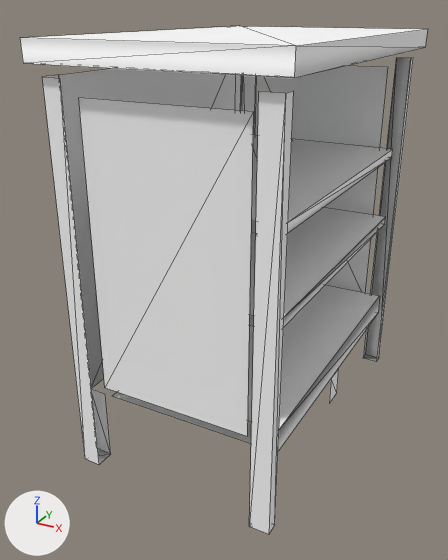
The COLLADA model cob_gazebo_objects/Media/models/white_shelf_boundings.dae as it was, and as the next commit left it.
Rendered twice from a 50 mm camera at (0.0149, -0.0306, 0.0232) aimed at (-0.0008, -0.002, 0.009). The axes (+X, +Y, +Z) are drawn at lower left. The lights are the same throughout. Mesh edges are drawn as thin lines.

Objects in the first picture: 'SketchUp'.
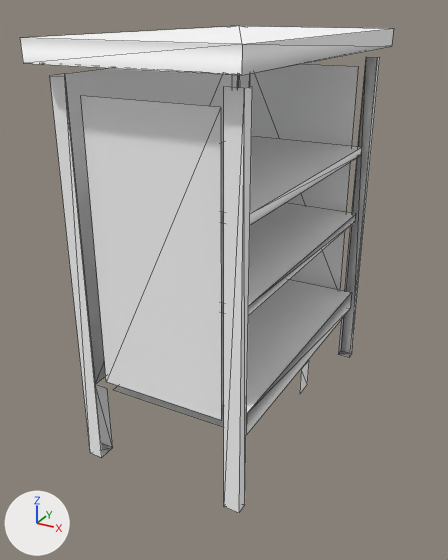
Commit message: model modified: white_shelf now reduced depth

Boxes (x1, y1, x2, y2) around the edits, measured in the pictures (448 x 560 px; the box of a moved part takes in the faces that stretch with it):
'SketchUp', reshaped (8% narrower)
    before: (20, 26, 428, 534)
    after: (20, 26, 394, 513)
part 1 of me_sketchup, moved or reshaped
    before: (42, 68, 255, 464)
    after: (50, 68, 250, 457)
part 2 of me_sketchup, moved or reshaped
    before: (20, 26, 428, 78)
    after: (20, 26, 394, 75)
part 3 of me_sketchup, moved or reshaped
    before: (251, 135, 393, 234)
    after: (221, 136, 362, 225)
part 4 of me_sketchup, moved or reshaped
    before: (249, 207, 385, 327)
    after: (221, 203, 356, 316)
part 5 of me_sketchup, moved or reshaped
    before: (113, 285, 380, 451)
    after: (114, 279, 352, 435)
part 6 of me_sketchup, moved or reshaped
    before: (329, 369, 339, 403)
    after: (300, 361, 309, 393)
part 7 of me_sketchup, moved or reshaped
    before: (249, 91, 294, 534)
    after: (224, 87, 252, 513)
part 8 of me_sketchup, moved or reshaped
    before: (363, 57, 413, 362)
    after: (338, 57, 380, 357)
part 9 of me_sketchup, moved or reshaped
    before: (255, 65, 388, 293)
    after: (250, 64, 359, 290)
part 10 of me_sketchup, moved or reshaped
    before: (79, 98, 253, 436)
    after: (81, 96, 221, 420)

Diff of the bpy script that builds the scene:
```diff
--- a/cob_gazebo_objects/Media/models/white_shelf_boundings.dae.py
+++ b/cob_gazebo_objects/Media/models/white_shelf_boundings.dae.py
@@ me_sketchup @@
 me_sketchup.from_pydata(...)  # 109 vertices, 131 faces; spans x -0.0059..0.0065, y -0.0103..0.0095, z 0.0..0.0221
 # used by ob_sketchup; location = (0.0, 0.0, 0.0)
-me_sketchup.vertices[93].co = (-0.0041, 0.0085, 0.02)
-me_sketchup.vertices[94].co = (0.0046, 0.0085, 0.0046)
-me_sketchup.vertices[95].co = (-0.0041, 0.0085, 0.0046)
-me_sketchup.vertices[96].co = (0.0046, 0.0085, 0.02)  # pixel (388, 66)
-me_sketchup.vertices[97].co = (0.0045, -0.0093, 0.0197)  # pixel (253, 111)
-me_sketchup.vertices[98].co = (-0.0039, -0.0093, 0.0049)  # pixel (104, 387)
-me_sketchup.vertices[99].co = (0.0045, -0.0093, 0.0049)  # pixel (247, 436)
-me_sketchup.vertices[100].co = (-0.0039, -0.0093, 0.0197)  # pixel (78, 97)
+# me_sketchup part 1: the loose piece of 18 vertices spanning x -0.0054..-0.0044, y -0.0098..0.009, z 0.0..0.0205 is scaled about its middle by (0.84, 0.951, 1), then moved by (-0.0002, 0.0001, 0.0)
+# me_sketchup part 2: the loose piece of 40 vertices spanning x -0.0059..0.0065, y -0.0103..0.0095, z 0.021..0.0221 is scaled about its middle by (0.84, 1, 1), then moved by (-0.001, 0.0, 0.0)
+# me_sketchup part 3: the loose piece of 8 vertices spanning x -0.0044..0.0056, y -0.0087..0.008, z 0.0147..0.0152 is scaled about its middle by (0.84, 0.951, 1), then moved by (-0.001, 0.0001, 0.0)
+# me_sketchup part 4: the loose piece of 8 vertices spanning x -0.0044..0.0056, y -0.0087..0.008, z 0.0104..0.0109 is scaled about its middle by (0.84, 0.951, 1), then moved by (-0.001, 0.0001, 0.0)
+# me_sketchup part 5: the loose piece of 8 vertices spanning x -0.0044..0.0058, y -0.0088..0.008, z 0.0041..0.0053 is scaled about its middle by (0.84, 0.951, 1), then moved by (-0.0011, 0.0001, 0.0)
+# me_sketchup part 6: the loose piece of 4 vertices spanning x 0.0058, y -0.0013..-0.0001, z 0.0023..0.004 is moved by (-0.0019, 0.0001, 0.0)
+# me_sketchup part 7: the loose piece of 7 vertices spanning x 0.0049..0.006, y -0.0098..-0.0091, z 0.0..0.0205 is moved by (-0.0018, 0.0005, 0.0)
+# me_sketchup part 8: the loose piece of 8 vertices spanning x 0.0049..0.006, y 0.0084..0.009, z 0.0..0.0205 is moved by (-0.0018, -0.0004, 0.0)
+# me_sketchup part 9
+me_sketchup.vertices[93].co = (-0.0044, 0.0081, 0.02)
+me_sketchup.vertices[94].co = (0.003, 0.0081, 0.0046)
+me_sketchup.vertices[95].co = (-0.0044, 0.0081, 0.0046)
+me_sketchup.vertices[96].co = (0.003, 0.0081, 0.02)  # pixel (358, 66)
+# me_sketchup part 10
+me_sketchup.vertices[97].co = (0.0028, -0.0088, 0.0197)  # pixel (220, 107)
+me_sketchup.vertices[98].co = (-0.0043, -0.0088, 0.0049)  # pixel (106, 381)
+me_sketchup.vertices[99].co = (0.0028, -0.0088, 0.0049)  # pixel (221, 420)
+me_sketchup.vertices[100].co = (-0.0043, -0.0088, 0.0197)  # pixel (80, 95)
 me_sketchup.materials.append(mat_material)
```
